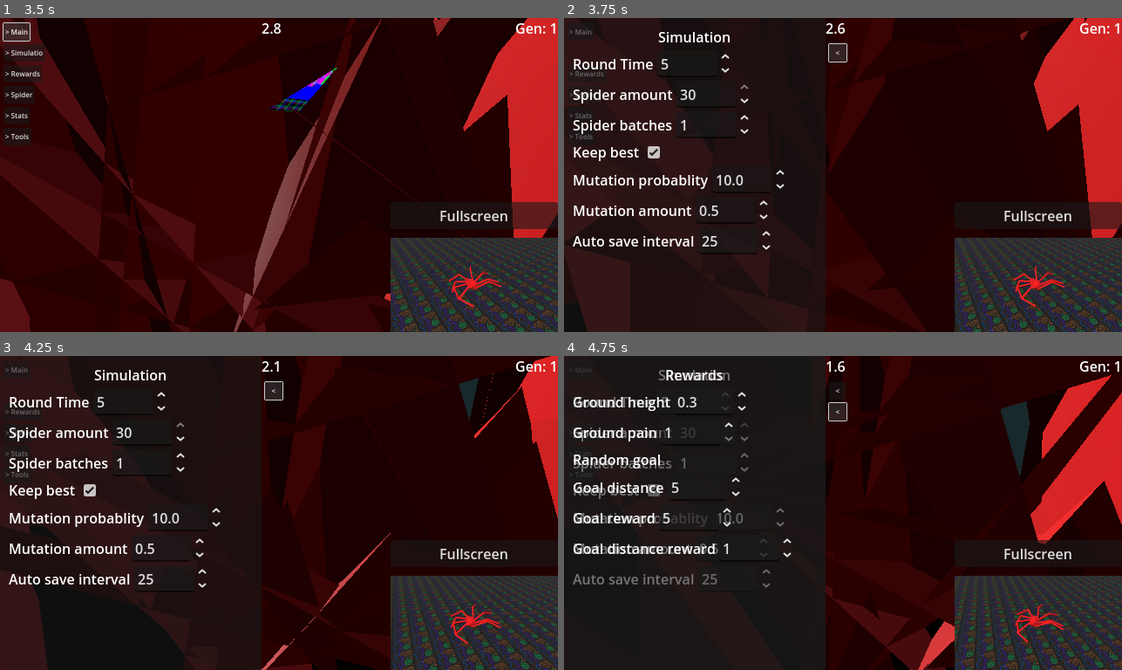
Above: before the commit, frames 1-4 (two rows, left to right).
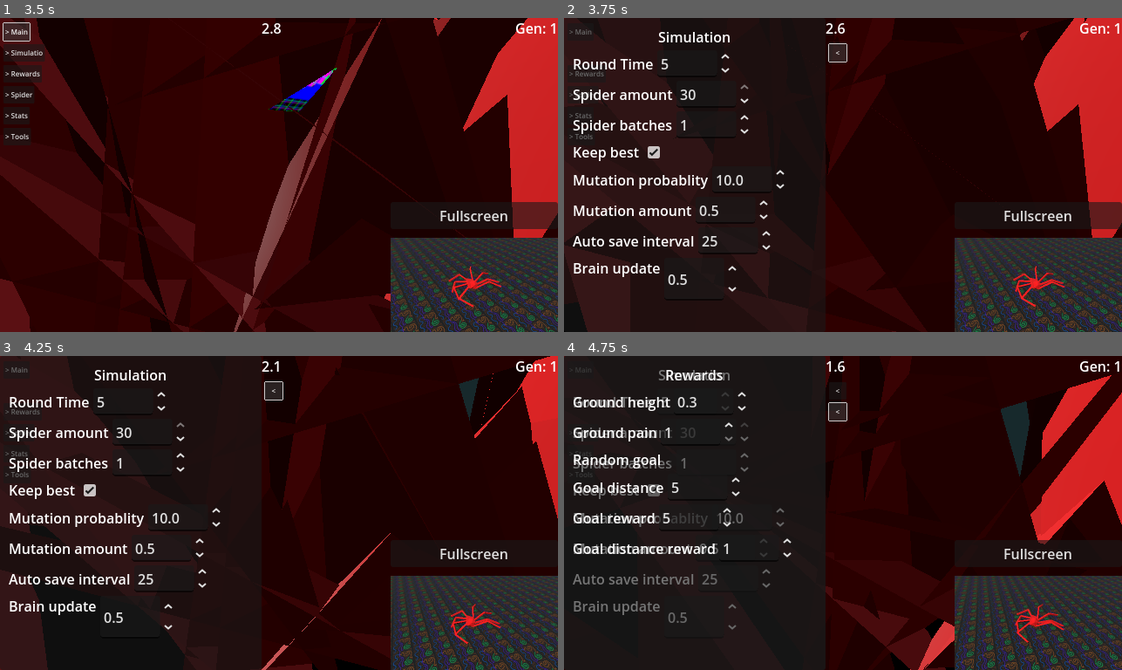
Above: after the commit, the same moments.

Repository: officialErnests/de-ai-ed
Game: Godot game, scene res://scenes/main.tscn
The game is run twice, just before and just after one commit, with the same random seed, the same clock (stepped at 60 frames per second) and the same inputs.
Inputs:
- Up to frame 1 (3.5 s): click "> Main" at 0.5 s; click "End batch" at 1.25 s; click "Refresh saves" at 2 s; click "<" at 2.75 s
- Up to frame 2 (3.75 s): click "> Simulatio" at 3.5 s
- Up to frame 3 (4.25 s): no input
- Up to frame 4 (4.75 s): click "> Rewards" at 4.25 s

Frame 1 is identical in both runs. In frame 2, 0.3% of the frame differs, in the area x 1-31%, y 78-88%; in frame 3, 0.3%; in frame 4, 0.3%.
Error after the commit: Invalid assignment of property or key 'brain_update_interval' with value of type 'Nil' on a base object of type 'Array'. (res://scripts/spidersss.gd:423)

Commit message:
v0.2.6.3 brin update interval - added loading buttons but still debuging em XD

Diff:
--- a/scenes/main.tscn
+++ b/scenes/main.tscn
@@ -346,6 +346,21 @@
 max_value = 1000.0
 value = 25.0
 
+[node name="BrainUpdate" type="HBoxContainer" parent="Camera_setup/NeckOrSmthing/Dron/Floating_cam/Gui/Simulation/Panel/VBoxContainer"]
+layout_mode = 2
+
+[node name="Label" type="Label" parent="Camera_setup/NeckOrSmthing/Dron/Floating_cam/Gui/Simulation/Panel/VBoxContainer/BrainUpdate"]
+layout_mode = 2
+text = "Brain update
+"
+
+[node name="SpinBox" type="SpinBox" parent="Camera_setup/NeckOrSmthing/Dron/Floating_cam/Gui/Simulation/Panel/VBoxContainer/BrainUpdate"]
+layout_mode = 2
+min_value = 0.05
+max_value = 5.0
+step = 0.05
+value = 0.5
+
 [node name="Control" type="Control" parent="Camera_setup/NeckOrSmthing/Dron/Floating_cam/Gui/Simulation"]
 z_index = -1
 layout_mode = 2
@@ -734,6 +749,7 @@
 
 [node name="SpinBox" type="SpinBox" parent="Camera_setup/NeckOrSmthing/Dron/Floating_cam/Gui/Tools/Panel/VBoxContainer/HBoxContainer2"]
 layout_mode = 2
+min_value = 1.0
 max_value = 1.0
 value = 1.0
 
@@ -826,7 +842,7 @@
 grow_vertical = 0
 text = "Fullscreen"
 
-[node name="Spidersss" type="Node3D" parent="." node_paths=P …(676 unchanged characters)… oad_spider_int", "load_spider_button", "timer", "node_visualiser", "generation_count", "graph_min_node", "graph_avg_node", "graph_max_node", "graph_spiders", "graph_time", "preview_loader", "preview_viewport_control", "preview_fullscreen")]
+[node name="Spidersss" type="Node3D" parent="." node_paths=P …(676 unchanged characters)… oad_spider_int", "load_spider_button", "preview_loader", "preview_viewport_control", "preview_fullscreen", "graph_min_node", "graph_avg_node", "graph_max_node", "graph_spiders", "graph_time", "timer", "node_visualiser", "generation_count")]
 script = ExtResource("7_tipki")
 start = NodePath("../Camera_setup/NeckOrSmthing/Dron/Floating_cam/Gui/Main/Panel/VBoxContainer/Start")
 pause_button = NodePath("../Camera_setup/NeckOrSmthing/Dron/Floating_cam/Gui/Main/Panel/VBoxContainer/Pause")
@@ -867,17 +883,17 @@
 load_preview_button = NodePath("../Camera_setup/NeckOrSmthing/Dron/Floating_cam/Gui/Tools/Panel/VBoxContainer/HBoxContainer2/Button")
 load_spider_int = NodePath("../Camera_setup/NeckOrSmthing/Dron/Floating_cam/Gui/Tools/Panel/VBoxContainer/HBoxContainer4/SpinBox")
 load_spider_button = NodePath("../Camera_setup/NeckOrSmthing/Dron/Floating_cam/Gui/Tools/Panel/VBoxContainer/HBoxContainer4/Button")
-timer = NodePath("../Lerning")
-node_visualiser = NodePath("../Camera_setup/NeckOrSmthing/Dron/Floating_cam/AiNodes")
-generation_count = NodePath("../Camera_setup/NeckOrSmthing/Dron/Floating_cam/GenCount/Label")
+preview_loader = NodePath("../Camera_setup/NeckOrSmthing/Dron/Floating_cam/MiniViewer/Control/SubViewportContainer/SubViewport/Loadspiders_preview")
+preview_viewport_control = NodePath("../Camera_setup/NeckOrSmthing/Dron/Floating_cam/MiniViewer/Control")
+preview_fullscreen = NodePath("../Camera_setup/NeckOrSmthing/Dron/Floating_cam/MiniViewer/Button")
 graph_min_node = NodePath("../Graphs/MinGraph")
 graph_avg_node = NodePath("../Graphs/AvgGraph")
 graph_max_node = NodePath("../Graphs/MaxGraph")
 graph_spiders = NodePath("../Graphs/SpiderGraph")
 graph_time = NodePath("../Graphs/TimeGraph")
-preview_loader = NodePath("../Camera_setup/NeckOrSmthing/Dron/Floating_cam/MiniViewer/Control/SubViewportContainer/SubViewport/Loadspiders_preview")
-preview_viewport_control = NodePath("../Camera_setup/NeckOrSmthing/Dron/Floating_cam/MiniViewer/Control")
-preview_fullscreen = NodePath("../Camera_setup/NeckOrSmthing/Dron/Floating_cam/MiniViewer/Button")
+timer = NodePath("../Lerning")
+node_visualiser = NodePath("../Camera_setup/NeckOrSmthing/Dron/Floating_cam/AiNodes")
+generation_count = NodePath("../Camera_setup/NeckOrSmthing/Dron/Floating_cam/GenCount/Label")
 
 [node name="Lerning" type="Timer" parent="."]
 one_shot = true
--- a/scripts/agent.gd
+++ b/scripts/agent.gd
@@ -28,7 +28,7 @@
 var goal_distance: float
 var goal_reward: float
 var goal_distance_reward: float
-
+var brain_update_interval: float = 0.1
 
 # Called when the node enters the scene tree for the first time.
 func _ready() -> void:
@@ -39,7 +39,7 @@
 
 func _process(delta: float) -> void:
 	timesss += delta
-	if timesss > 0.1:
+	if timesss > brain_update_interval:
 		timesss = 0
 		var calculation = calculate(spider.getData())
 		var upper_leg = []
--- a/scripts/loadspiders_preview.gd
+++ b/scripts/loadspiders_preview.gd
@@ -13,9 +13,18 @@
 
 func spawnSpider(p_loaded_brain):
 	var temp_spider = preload_spider.instantiate()
+	temp_spider.loadBrain(p_loaded_brain)
 	temp_spider.position = Vector3.ZERO
-	temp_spider.loadBrain(p_loaded_brain)
 	spider = temp_spider
+	temp_spider.get_node("Skeleton3D/PhysicalBoneSimulator3D").setCollLayers(31)
+	temp_spider.setMain()
+	add_child(temp_spider)
 
 func deleteSpider():
 	spider.queue_free()
+
+func setCollLayers(p_layer):
+	for iter_bone in get_children().filter(func(x): return x is PhysicalBone3D):
+		iter_bone.set_collision_layer_value(1, false)
+		iter_bone.set_collision_layer_value(p_layer, true)
+		iter_bone.set_collision_mask_value(p_layer, true)
--- a/scripts/spiders_skeleton.gd
+++ b/scripts/spiders_skeleton.gd
@@ -27,7 +27,6 @@
 		main_body.material_override.albedo_color = Color(1, 0, 0, 1)
 	else:
 		main_body.material_override.albedo_color = Color(1, 1, 1, 1)
-
 
 func setCollLayers(p_layer):
 	for iter_bone in get_children().filter(func(x): return x is PhysicalBone3D):
--- a/scripts/spidersss.gd
+++ b/scripts/spidersss.gd
@@ -23,6 +23,7 @@
 @export var spiders_per_batch: SpinBox
 @export var keep_best: CheckBox
 @export var auto_save_interval: SpinBox
+@export var brain_update_interval: SpinBox
 @export_category("Rewards")
 @export var ground_height: SpinBox
 @export var ground_pain: SpinBox
@@ -50,20 +51,20 @@
 @export var load_preview_button: Button
 @export var load_spider_int: SpinBox
 @export var load_spider_button: Button
-@export_category("Others")
-@export var timer: Timer
-@export var node_visualiser: Node
-@export var generation_count: Label
+@export_category("Preview")
+@export var preview_loader: Node3D
+@export var preview_viewport_control: Control
+@export var preview_fullscreen: Button
 @export_category("Graphs")
 @export var graph_min_node: Node3D
 @export var graph_avg_node: Node3D
 @export var graph_max_node: Node3D
 @export var graph_spiders: Node3D
 @export var graph_time: Node3D
-@export_category("Tools")
-@export var preview_loader: Node3D
-@export var preview_viewport_control: Control
-@export var preview_fullscreen: Button
+@export_category("Others")
+@export var timer: Timer
+@export var node_visualiser: Node
+@export var generation_count: Label
 var intss = 0
 var spiders_arr = []
 var stats_arr
@@ -93,7 +94,9 @@
 	graph_show_avg.pressed.connect(graphShowAvg)
 	graph_show_min.pressed.connect(graphShowMin)
 
-	preview_fullscreen.pressed.connect(previewFullscreenToggle)
+	load_preview_button.pressed.connect(spiderSaveLoad)
+
+	preview_fullscreen.pressed.connect(spiderSaveLoad)
 
 	refreshFiles()
 	refreshGraphs()
@@ -102,22 +105,31 @@
 	preview_spider_loaded = false
 	if preview_best_spider: preview_best_spider.setMain()
 	preview_loader.deleteSpider()
+	#TEST /\
 	#DONE /\
 
 func loadPreview(p_spider_to_load):
+	if preview_spider_loaded:
+		preview_loader.deleteSpider()
 	preview_spider_loaded = true
 	if preview_best_spider: preview_best_spider.setSub()
 	preview_loader.spawnSpider(p_spider_to_load)
+	#TEST /\
 	#DONE /\
 
+func spiderSaveLoad():
+	if stats_arr["spider_saves"].size() <= load_preview_int.value: return
+	loadPreview(stats_arr["spider_saves"][load_preview_int.value - 1]["brain"])
+	#TEST /\
+
 func refreshPreviews():
-	pass
-	#Figure out what tf is going on w tool declerations XD
-	#DOING /\
+	load_preview_int.max_value = stats_arr["spider_saves"].size()
+	load_preview_int.value = min(load_preview_int.value, stats_arr["spider_saves"].size())
+	#TEST /\
+	#DONE /\
 
 func previewFullscreenToggle():
 	fullscreen = not fullscreen
-	print(fullscreen)
 	if fullscreen:
 		preview_fullscreen.anchor_top = 1
 		preview_fullscreen.anchor_bottom = 1
@@ -157,6 +169,7 @@
 		"generation_statistics" = [],
 		"spider_saves" = [],
 	}
+	refreshPreviews()
 
 func graphShowSpiders(): graph_spiders.visible = graph_show_spiders.button_pressed
 func graphShowTime(): graph_time.visible = graph_show_time.button_pressed
@@ -256,6 +269,7 @@
 	hidden_layers.value = stats_arr["hidden_layers"]
 	neurons_per_layer.value = stats_arr["neurons_per_layer"]
 	memory_neurons.value = stats_arr["memory_neurons"]
+	refreshPreviews()
 
 	intss = int(json_loaded_ai[0]["generation"])
 	clear_spiders()
@@ -353,6 +367,7 @@
 				"spd" = spiders_per_batch.value,
 			}
 		)
+		refreshPreviews()
 		refreshGraphs()
 
 		modifySummon(randomm_picker)
@@ -405,6 +420,7 @@
 		if not preview_spider_loaded:
 			temp_spider.setMain()
 	spiders_arr.append(temp_spider)
+	spiders_arr.brain_update_interval = brain_update_interval
 
 class WeightedRandom:
 	var arr_probablity
Not shown, added: export_presets.cfg
